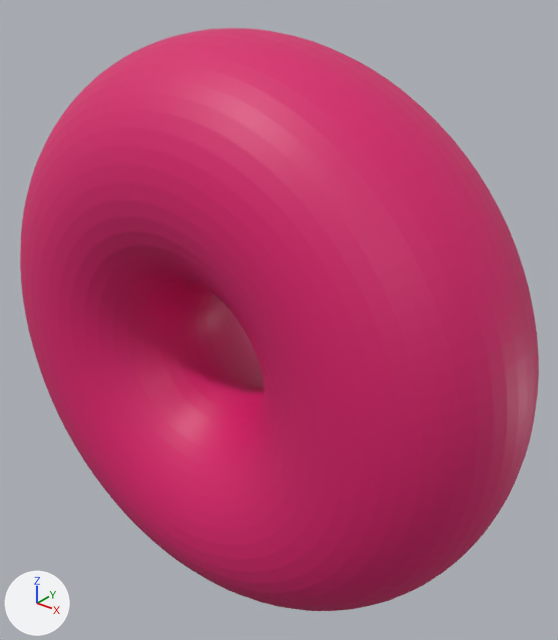
The glTF model docs/assets/torus_grid_sweep/torus_R1_r7.glb as it was, and as the next commit left it.
One viewpoint serves both versions: a camera (50 mm lens) standing at (16.17, -18.43, 12.47) and looking at (0.72, 0.88, 0.5). Every picture has the same lights, and +X, +Y and +Z are marked at lower left. The older version comes first. Where no turn or scale is listed for an object, it has been applied to the vertices.

The first picture shows 'geometry_0'.
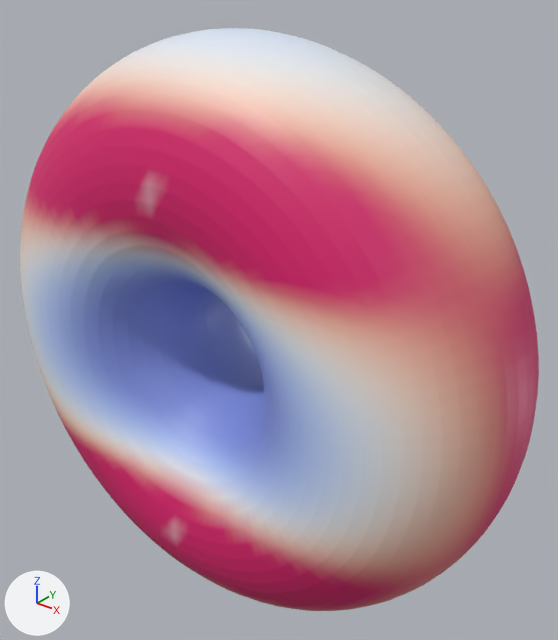
What differs and where, as boxes [x1, y1, x2, y2] in the pictures (558 x 640 px):
part 1 of me_geometry_0, recoloured
    both: [23, 87, 526, 611]
part 2 of me_geometry_0, recoloured (lighter)
    both: [32, 253, 344, 512]
part 3 of me_geometry_0, recoloured (pink to white)
    both: [20, 28, 445, 546]
part 4 of me_geometry_0, recoloured (pink to beige)
    both: [20, 63, 500, 604]

Edits to the bpy script that builds the scene:
```text
Change me_geometry_0:
    where me_geometry_0.from_pydata(...)  # 5000 vertices, 10000 faces; spans x -10.2..10.2, y -4.1..4.1, z -10.2..10.2
    used by ob_geometry_0; location = (0.0, 0.0, 0.0)
    me_geometry_0 part 1: 1952 faces centred in x -10.2..10.2, y -4.1..4.1, z -8.6..8.6 are repainted in the vertex colours; the middle colour goes from pink #da1c6c to pink #e4777f
    me_geometry_0 part 2: 3322 faces centred in x -6.5..6.5, y -4.1..3.4, z -3.6..3.6 are repainted in the vertex colours; the middle colour goes from pink #da1c6c to blue #8394e1
    me_geometry_0 part 3: 1534 faces centred in x -8.6..8.6, y -4.1..4.0, z -10.2..10.2 are repainted in the vertex colours; the middle colour goes from pink #da1c6c to white #eceaf1
    me_geometry_0 part 4: 1196 faces centred in x -9.6..9.6, y -4.1..4.1, z -9.2..9.2 are repainted in the vertex colours; the middle colour goes from pink #da1c6c to beige #f7cebd
```
